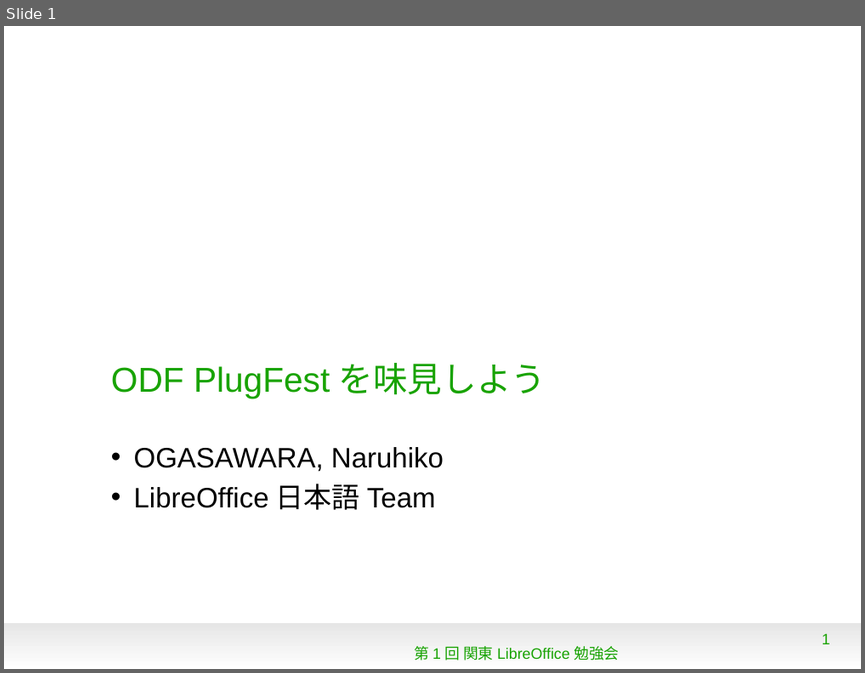
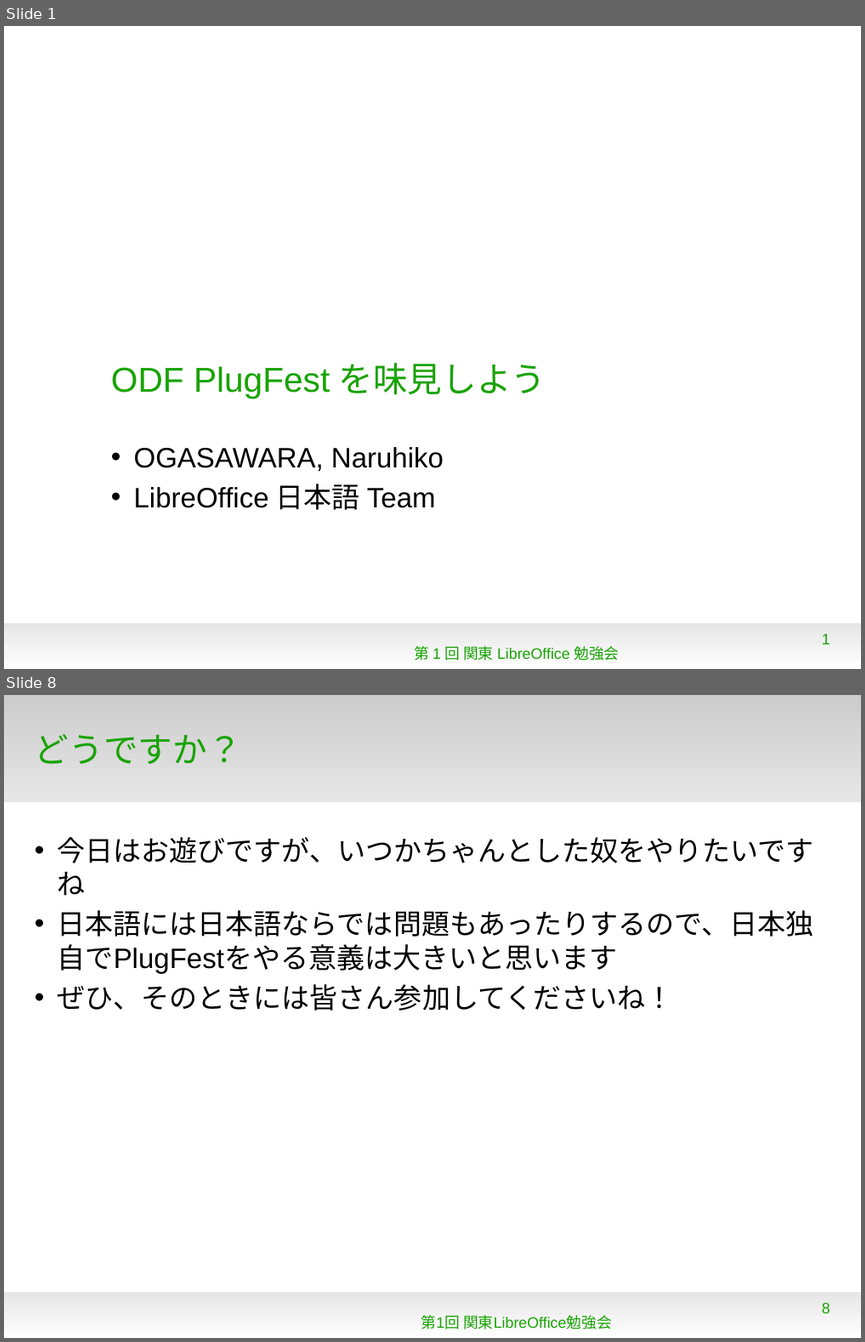
Before and after one commit to naruoga/KantoLibreOffice, a slide deck: Dec2012/ODFPlugFest.odp. Shown one above the other, each under a label of ours: slide 1 before the commit, slides 1 and 8 after it; the slides between them are not shown. The pictures are 865x673 and 865x1342 pixels, drawn with LibreOffice and Linux fonts; fonts in the diff are those of the drawing; background and template pictures are left out. Boxes give left, top, right and bottom in pixels: in the first picture for what was removed or moved away, otherwise in the second. Text is boxed around its words. In the diff, an @@ line names an element or a change of style, - is before the commit and + after.

```diff
--- a/Dec2012/ODFPlugFest.odp
+++ b/Dec2012/ODFPlugFest.odp
@@ slide 8 added at <box>4,695,861,1338</box>, background #FFFFFF; not listed: 1 template element that a slide beside it also shows @@
@@ rectangle added at <box>4,695,861,802</box>, fill gradient #CCCCCC to #E6E6E6 @@
@@ title added at <box>35,734,242,764</box>, 32 pt, text #18A303 @@
+どうですか？
@@ text added at <box>58,837,814,1010</box>, 26 pt, text #000000 @@
+• 今日はお遊びですが、いつかちゃんとした奴をやりたいですね
+• 日本語には日本語ならでは問題もあったりするので、日本独自でPlugFestをやる意義は大きいと思います
+• ぜひ、そのときには皆さん参加してくださいね！
@@ page number added at <box>822,1302,830,1313</box>, 14 pt, text #18A303 @@
+8
@@ text added at <box>421,1315,612,1329</box>, 14 pt, text #18A303 @@
+第1回 関東LibreOffice勉強会
```
Also in this commit, not shown: 4 slides changed, 3 other slides added, 1 slide removed, 1 other file.
